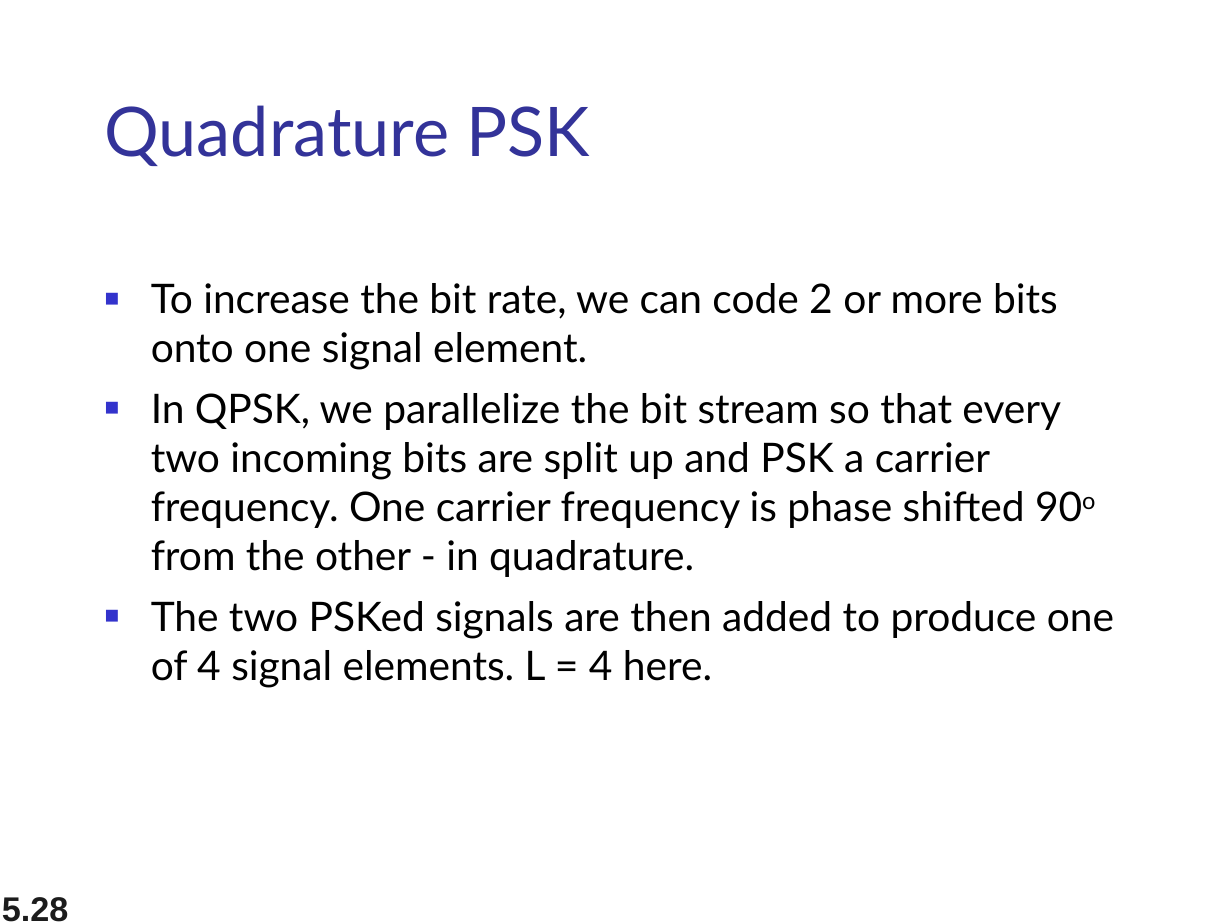
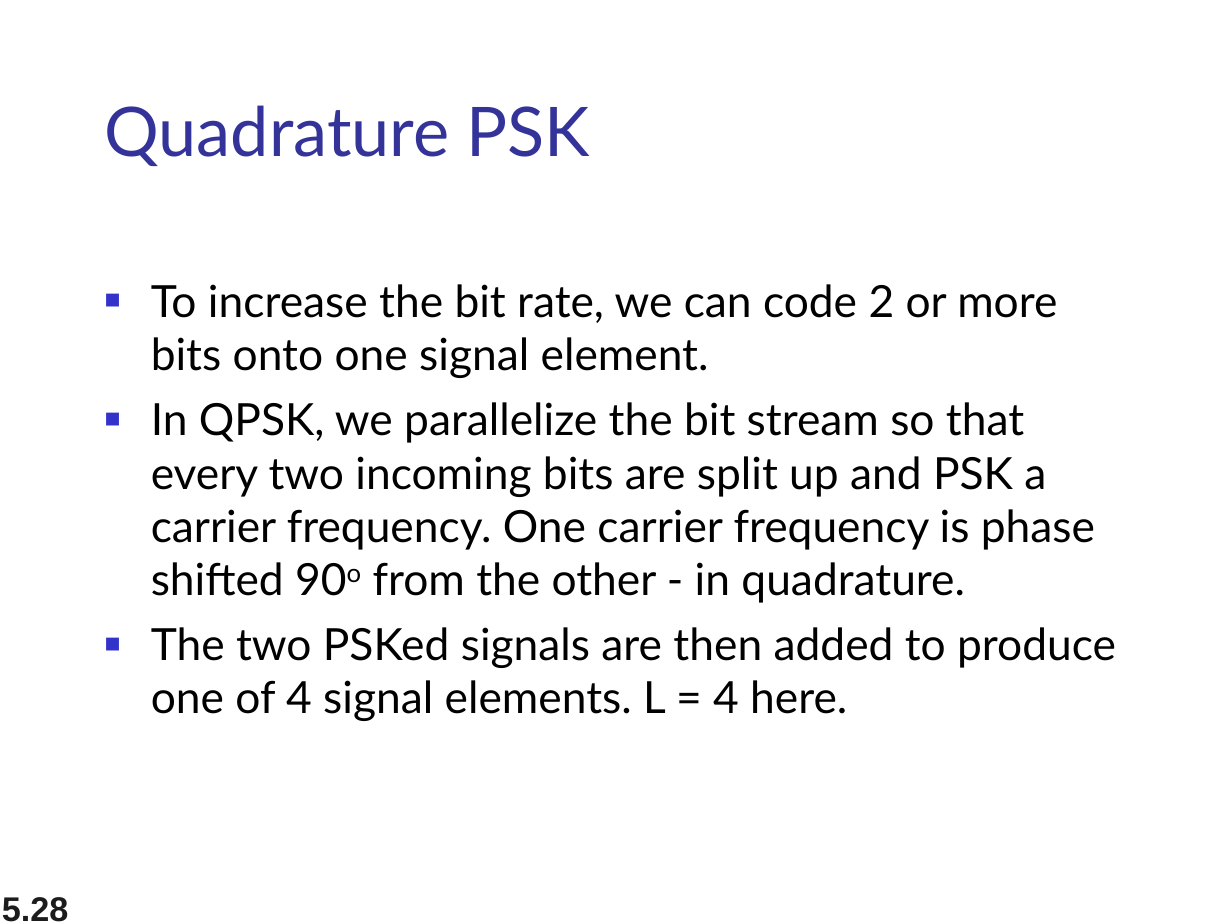
Before and after one commit to alzobaer/ICE-3262, a slide deck: slide 28 of Communication Engineering/Slides/Lecture-9 (Analog Transmission-Digital Data).ppt. Drawn at 1232x924 pixels with LibreOffice and Linux fonts; fonts in the diff are those of the drawing. Boxes give left, top, right and bottom in pixels: in the first picture for what was removed or moved away, otherwise in the second. Text is boxed around its words. In the diff, an @@ line names an element or a change of style, - is before the commit and + after.

```diff
--- a/Communication Engineering/Slides/Lecture-9 (Analog Transmission-Digital Data).ppt
+++ b/Communication Engineering/Slides/Lecture-9 (Analog Transmission-Digital Data).ppt
@@ text "To increase the bit rate, ..." at (151,284,1116,721): size 23.8 to 25.9 pt @@
```
Also in this commit, not shown: 6 other slides changed, 41 other files.
